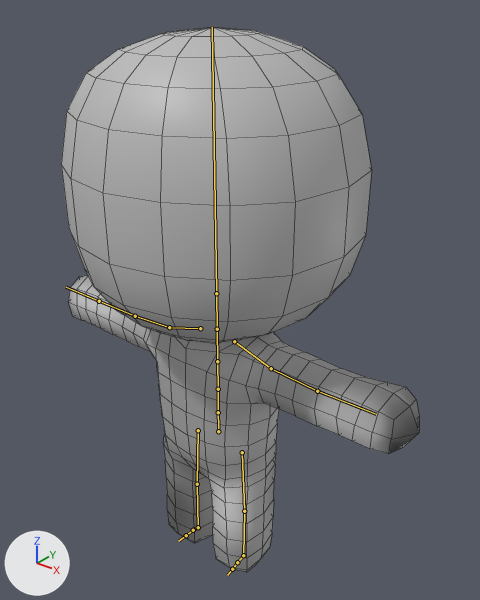
What one commit did to the FBX model Editor/IKRig/WalkingUp.fbx.
One viewpoint serves both versions: a camera (50 mm lens) standing at (2.38, -2.74, 3.72) and looking at (0.06, 0.16, 1.91). The axes (+X, +Y, +Z) are drawn at lower left. The lights are the same throughout. The first picture is the older version. The bones that change, and the others that lie on the model, are drawn over the model as lines. Mesh edges are drawn as thin lines.

The first picture shows 'StickMan'.
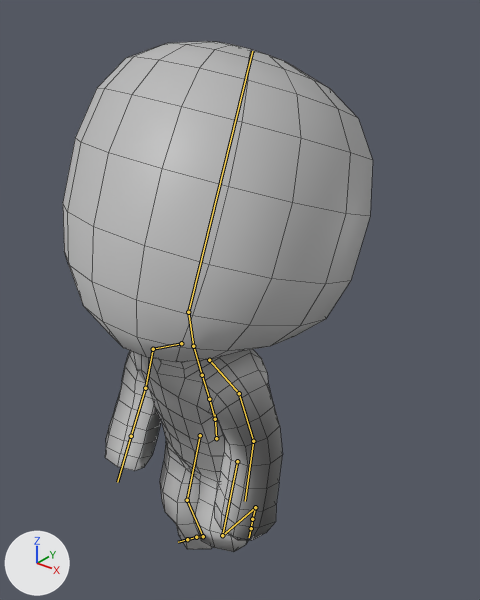
The newer file adds an action. The first version stands in its rest pose; the second is drawn at frame 26 of the action 'WalkUp'.

What differs and where, as boxes (x1, y1, x2, y2) in the pictures (480 x 600 px):
'StickMan', posed (13% narrower, 6% shorter)
    before: (61, 27, 419, 572)
    after: (63, 41, 373, 552)
bone 'mixamorig:Hips', root to tip
    before: (218, 431) to (218, 407)
    after: (216, 438) to (215, 414)
bone 'mixamorig:Spine', root to tip
    before: (218, 412) to (218, 389)
    after: (215, 419) to (209, 399)
bone 'mixamorig:Neck', root to tip
    before: (217, 329) to (216, 293)
    after: (193, 346) to (188, 312)
bone 'mixamorig:Head', root to tip
    before: (216, 293) to (212, 27)
    after: (188, 312) to (252, 51)
bone 'mixamorig:LeftShoulder', root to tip
    before: (234, 341) to (271, 368)
    after: (209, 360) to (239, 393)
bone 'mixamorig:LeftArm', root to tip
    before: (271, 368) to (317, 391)
    after: (239, 393) to (253, 441)
bone 'mixamorig:LeftForeArm', root to tip
    before: (317, 391) to (376, 414)
    after: (253, 441) to (245, 501)
bone 'mixamorig:RightShoulder', root to tip
    before: (200, 328) to (169, 327)
    after: (181, 343) to (153, 349)
bone 'mixamorig:RightArm', root to tip
    before: (169, 327) to (135, 316)
    after: (153, 349) to (145, 388)
bone 'mixamorig:RightForeArm', root to tip
    before: (135, 316) to (99, 301)
    after: (145, 388) to (131, 436)
bone 'mixamorig:LeftUpLeg', root to tip
    before: (242, 452) to (244, 511)
    after: (237, 461) to (222, 535)
bone 'mixamorig:LeftLeg', root to tip
    before: (244, 511) to (243, 555)
    after: (222, 535) to (255, 507)
bone 'mixamorig:LeftFoot', root to tip
    before: (243, 555) to (237, 562)
    after: (255, 507) to (252, 519)
bone 'mixamorig:RightUpLeg', root to tip
    before: (198, 430) to (197, 484)
    after: (200, 435) to (187, 500)
bone 'mixamorig:RightLeg', root to tip
    before: (197, 484) to (198, 527)
    after: (187, 500) to (203, 536)
bone 'mixamorig:RightFoot', root to tip
    before: (198, 527) to (193, 530)
    after: (203, 536) to (196, 537)

The edits, one by one:
Bone 'mixamorig:Hips' (bone_mixamorig_hips) moves from (0.0, 0.0, 0.0) to (1.3, -2.8, 3.5).
Bone 'mixamorig:Hips' (bone_mixamorig_hips) turns from (0, 0, 0) to (2, -10, 1) degrees about its own x, y and z.
Bone 'mixamorig:Spine' (bone_mixamorig_spine) turns from (0, 0, 0) to (12, 0, 0) degrees about its own x, y and z.
Bone 'mixamorig:Neck' (bone_mixamorig_neck) turns from (0, 0, 0) to (-8, 0, 0) degrees about its own x, y and z.
Bone 'mixamorig:Head' (bone_mixamorig_head) turns from (0, 0, 0) to (-25, 4, -3) degrees about its own x, y and z.
Bone 'mixamorig:LeftShoulder' (bone_mixamorig_leftshoulder) turns from (0, 0, 0) to (2, 5, 7) degrees about its own x, y and z.
Bone 'mixamorig:LeftArm' (bone_mixamorig_leftarm) turns from (0, 0, 0) to (71, -6, -3) degrees about its own x, y and z.
Bone 'mixamorig:LeftForeArm' (bone_mixamorig_leftforearm) turns from (0, 0, 0) to (4, -2, 28) degrees about its own x, y and z.
Bone 'mixamorig:RightShoulder' (bone_mixamorig_rightshoulder) turns from (0, 0, 0) to (7, -5, -15) degrees about its own x, y and z.
Bone 'mixamorig:RightArm' (bone_mixamorig_rightarm) turns from (0, 0, 0) to (59, 9, -16) degrees about its own x, y and z.
Bone 'mixamorig:RightForeArm' (bone_mixamorig_rightforearm) turns from (0, 0, 0) to (4, 1, -15) degrees about its own x, y and z.
Bone 'mixamorig:LeftUpLeg' (bone_mixamorig_leftupleg) turns from (0, 0, 0) to (30, -15, 2) degrees about its own x, y and z.
Bone 'mixamorig:LeftLeg' (bone_mixamorig_leftleg) turns from (0, 0, 0) to (-110, -1, 5) degrees about its own x, y and z.
Bone 'mixamorig:LeftFoot' (bone_mixamorig_leftfoot) turns from (0, 0, 0) to (40, -1, 3) degrees about its own x, y and z.
Bone 'mixamorig:RightUpLeg' (bone_mixamorig_rightupleg) turns from (0, 0, 0) to (21, 5, 8) degrees about its own x, y and z.
Bone 'mixamorig:RightLeg' (bone_mixamorig_rightleg) turns from (0, 0, 0) to (-35, 5, -10) degrees about its own x, y and z.
Bone 'mixamorig:RightFoot' (bone_mixamorig_rightfoot) turns from (0, 0, 0) to (18, 4, -5) degrees about its own x, y and z.
